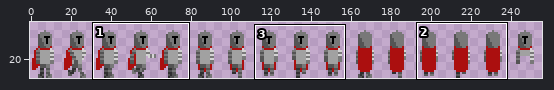
Two states of a sprite sheet, player.png. Above, an overview of the earlier version with the close-up marked.
Close-up. Before the commit:
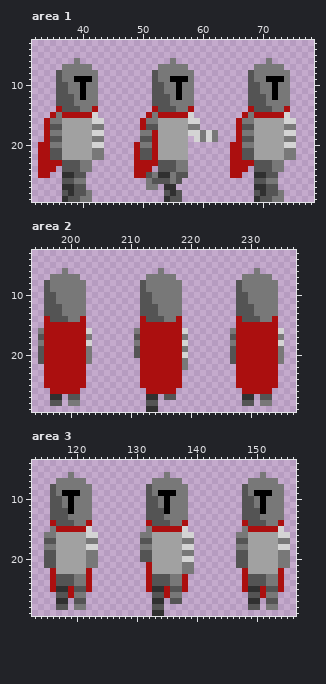
The file is 256x30 pixels. Shown: area 1: x 32..78, y 3..29; area 2: x 194..237, y 3..29; area 3: x 113..156, y 4..29. The wide view leaves out empty margins.
Once edited:
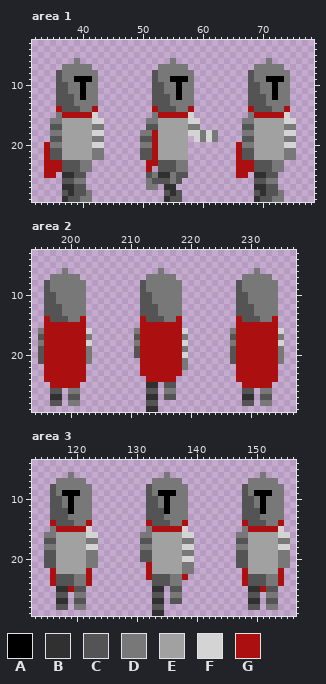
Palette (. is transparent): A #000000  B #303030  C #545454  D #787878  E #a1a1a1  F #d4d4d4  G #ab0f0f
Change:
Area 1:
Colour G now appears in row 24 at x 36 and 68; in row 25 at x 35 and 67.
The author cleared colour G in row 15 at x 35, 51 and 67; in rows 16 to 17 at x 34, 50 and 66; in rows 18 to 19 at x 34 and 66; in rows 20 to 22 at x 33, 49 and 65; in rows 23 to 25 at x 33, 49 to 50 and 65.
Area 2:
The author changed colour G to colour B in row 25 at x 213 to 214.
The author changed colour G to colour C in row 25 at x 216 to 217; in row 26 at x 197 to 198, 213 to 214 and 229 to 230.
The author changed colour G to colour D in row 26 at x 200 to 201, 216 to 217 and 232 to 233.
The author cleared colour G in row 24 at x 212 and 218; in row 25 at x 196, 202, 212, 215, 218, 228 and 234; in row 26 at x 199, 215 and 231.
Area 3:
The author cleared colour G in row 24 at x 132 and 138; in row 25 at x 116, 122, 132, 135, 138, 148 and 154; in row 26 at x 119, 135 and 151.
